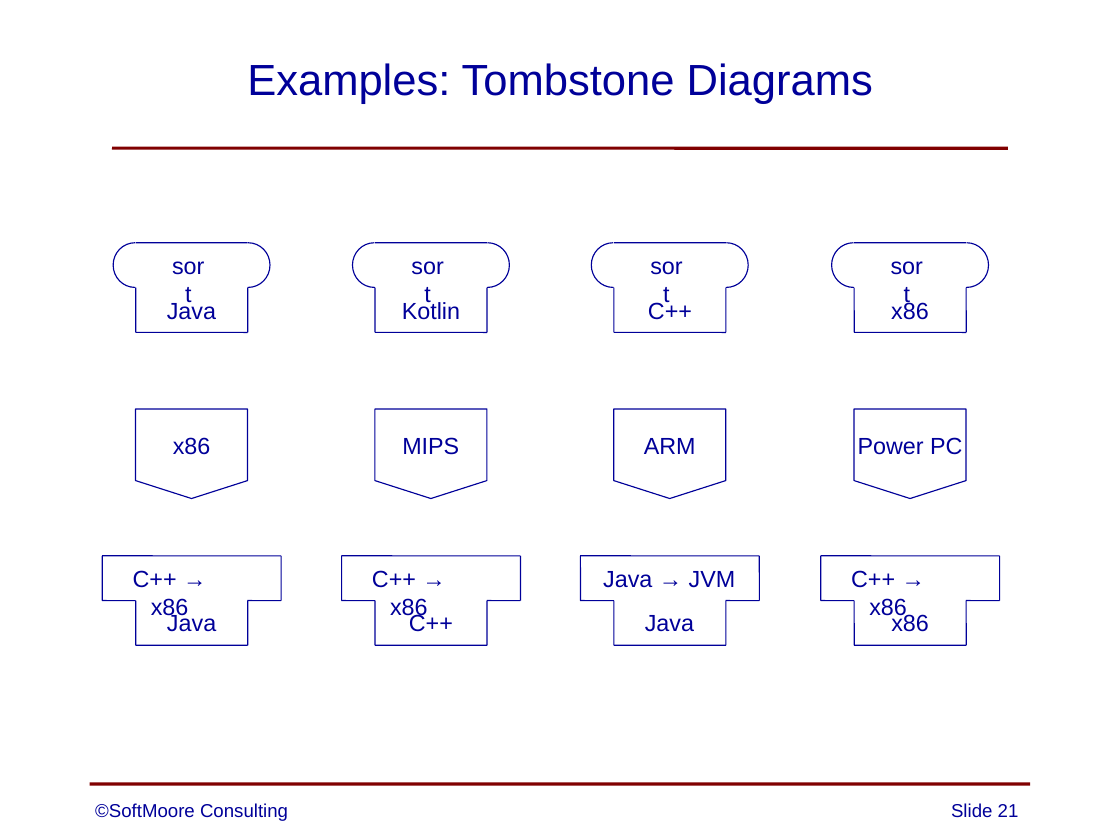
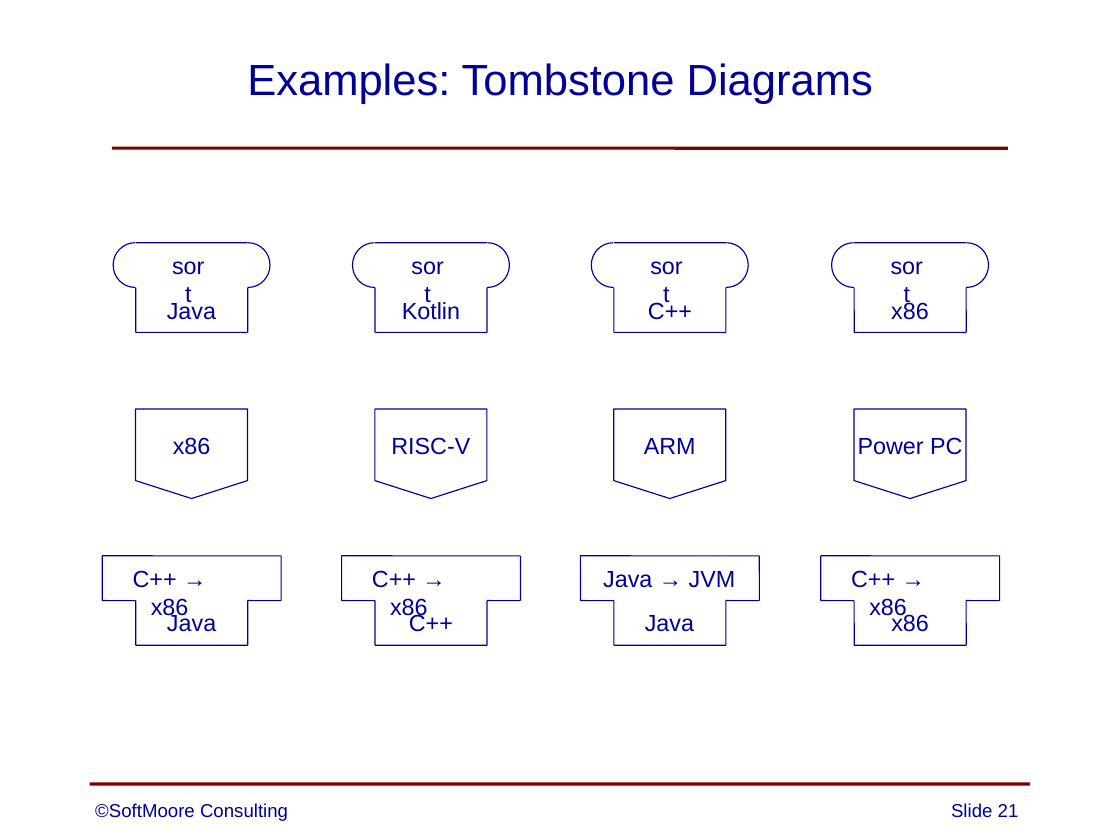
Before and after one commit to SoftMoore/CPRL, a slide deck: slide 21 of PowerPoint Slides/01 - Overview of Compilers.pptx. Drawn at 1120x840 pixels with LibreOffice and Linux fonts; fonts in the diff are those of the drawing. Boxes give left, top, right and bottom in pixels: in the first picture for what was removed or moved away, otherwise in the second. Text is boxed around its words. In the diff, an @@ line names an element or a change of style, - is before the commit and + after.

Commit message:
updated machine targets; replaced MIPS with RISC-V

```diff
--- a/PowerPoint Slides/01 - Overview of Compilers.pptx
+++ b/PowerPoint Slides/01 - Overview of Compilers.pptx
@@ text in flow chart offpage connector at <box>391,437,470,455</box>: text changed @@
-MIPS
+RISC-V
```
Also in this commit, not shown: 1 other slide changed, 1 other file.
